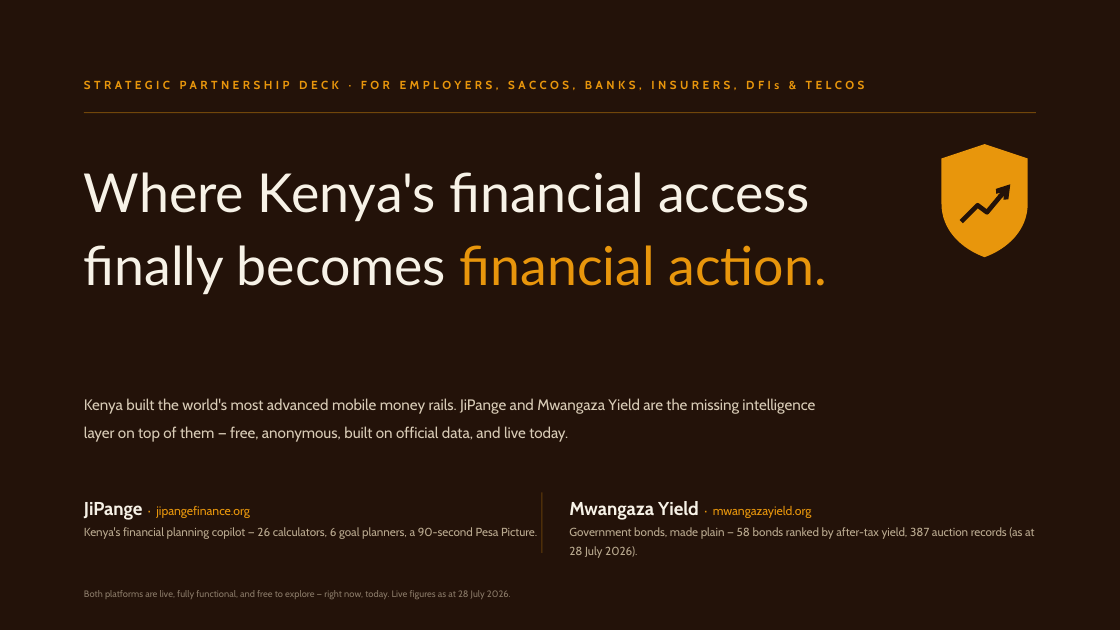
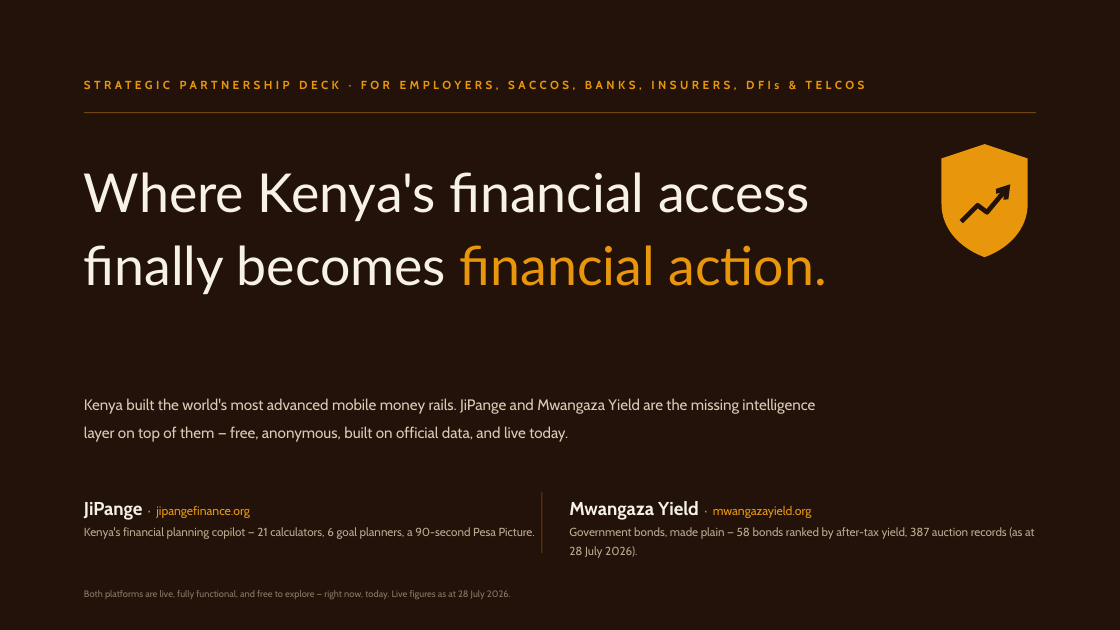
Before and after one commit to PapaDanico/JiPange, a slide deck: slide 1 of web/public/partners/jipange-mwangaza-partnership-deck.pptx. Drawn at 1120x630 pixels with LibreOffice and Linux fonts; fonts in the diff are those of the drawing. Boxes give left, top, right and bottom in pixels: in the first picture for what was removed or moved away, otherwise in the second. Text is boxed around its words. In the diff, an @@ line names an element or a change of style, - is before the commit and + after.

```diff
--- a/web/public/partners/jipange-mwangaza-partnership-deck.pptx
+++ b/web/public/partners/jipange-mwangaza-partnership-deck.pptx
@@ text at [84, 527, 535, 539]: text changed @@
-Kenya's financial planning copilot — 26 calculators, 6 goal planners, a 90-second Pesa Picture.
+Kenya's financial planning copilot — 21 calculators, 6 goal planners, a 90-second Pesa Picture.
```
Also in this commit, not shown: 5 other slides changed, 33 other files.
